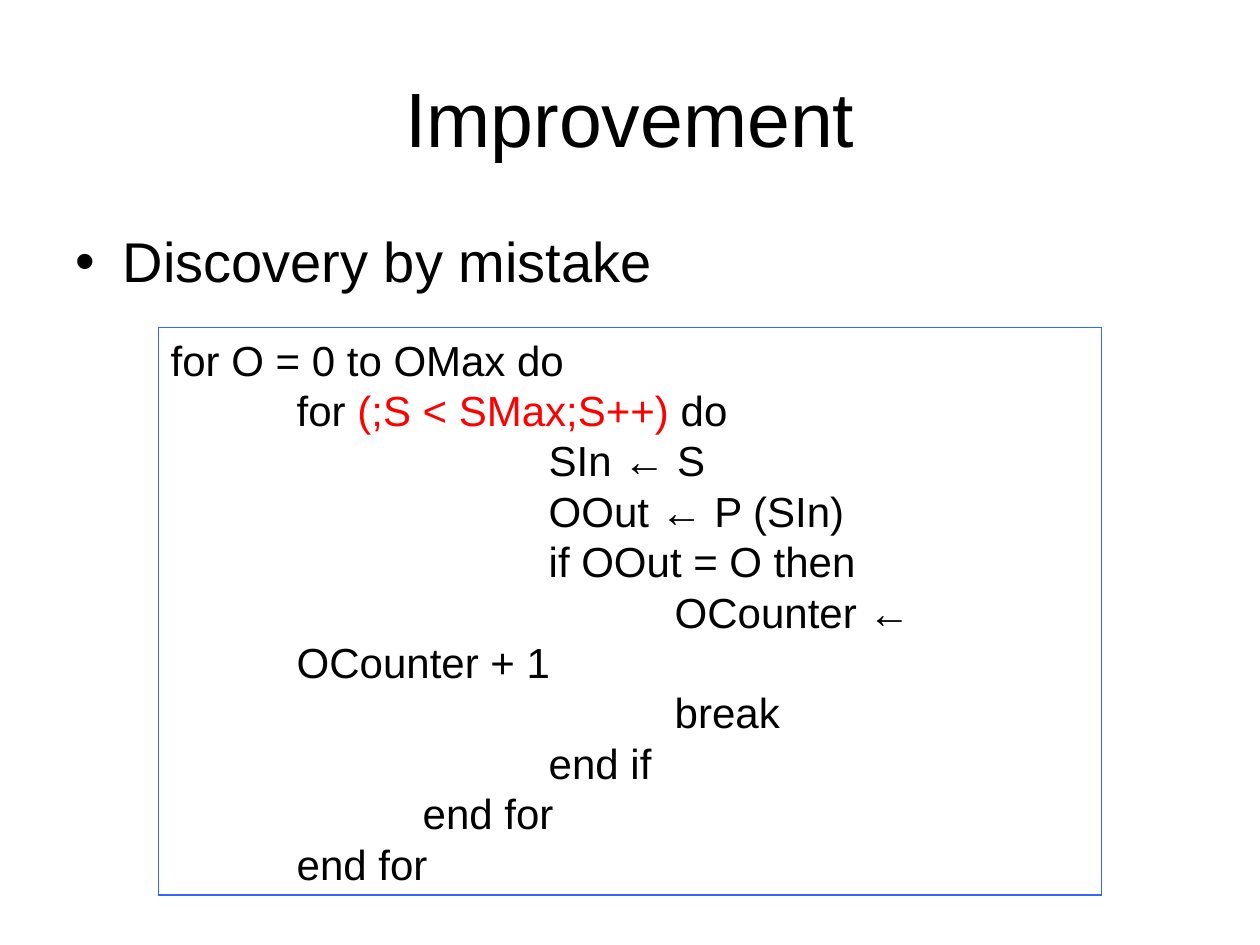
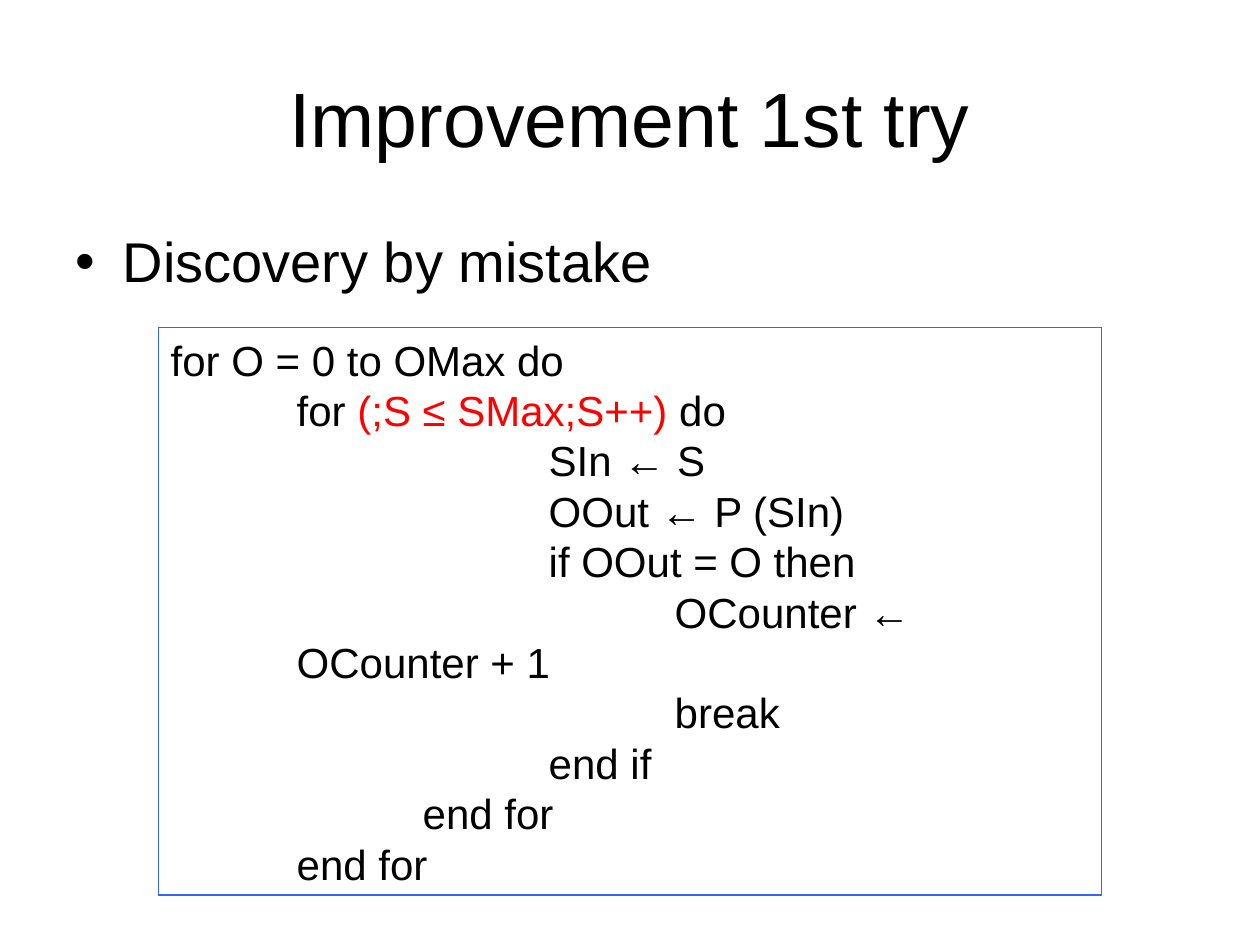
Before and after one commit to chenjiia/Thesis, a slide deck: slide 13 of thesis_presentation/presentation.ppt (slide 12 before the commit). Drawn at 1260x945 pixels with LibreOffice and Linux fonts; fonts in the diff are those of the drawing. Boxes give left, top, right and bottom in pixels: in the first picture for what was removed or moved away, otherwise in the second. Text is boxed around its words. In the diff, an @@ line names an element or a change of style, - is before the commit and + after.

```diff
--- a/thesis_presentation/presentation.ppt
+++ b/thesis_presentation/presentation.ppt
@@ title at (290,94,969,162): text changed @@
-Improvement
+Improvement 1st try
@@ text in rectangle at (297,395,726,435): text changed @@
-for (;S < SMax;S++) do
+for (;S ≤ SMax;S++) do
```
Also in this commit, not shown: 14 other slides changed, 4 slides added, 1 slide removed.
